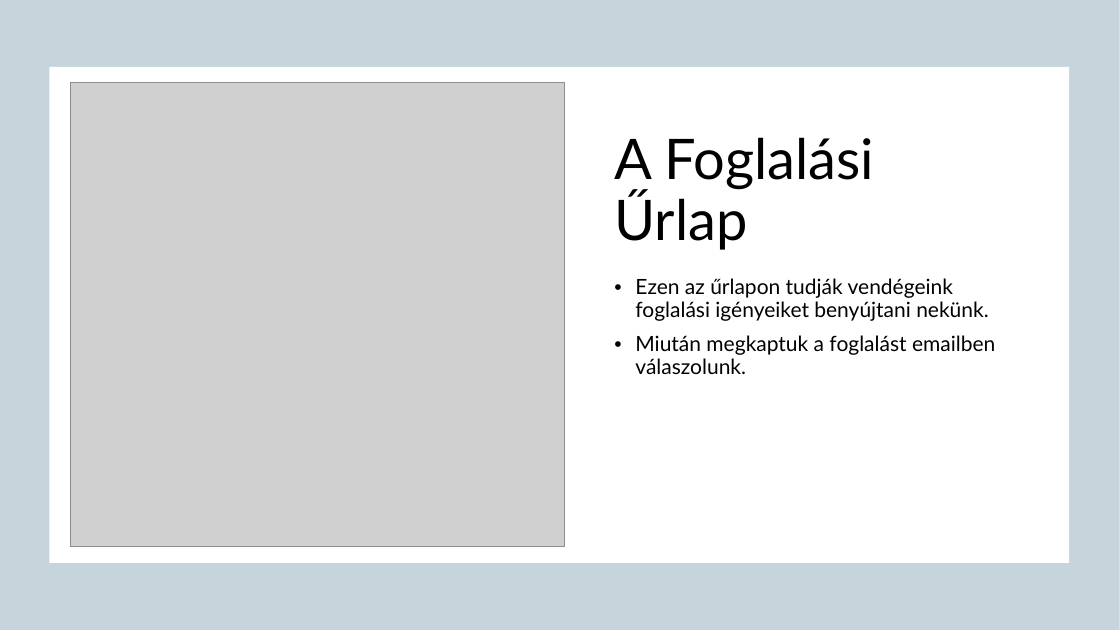
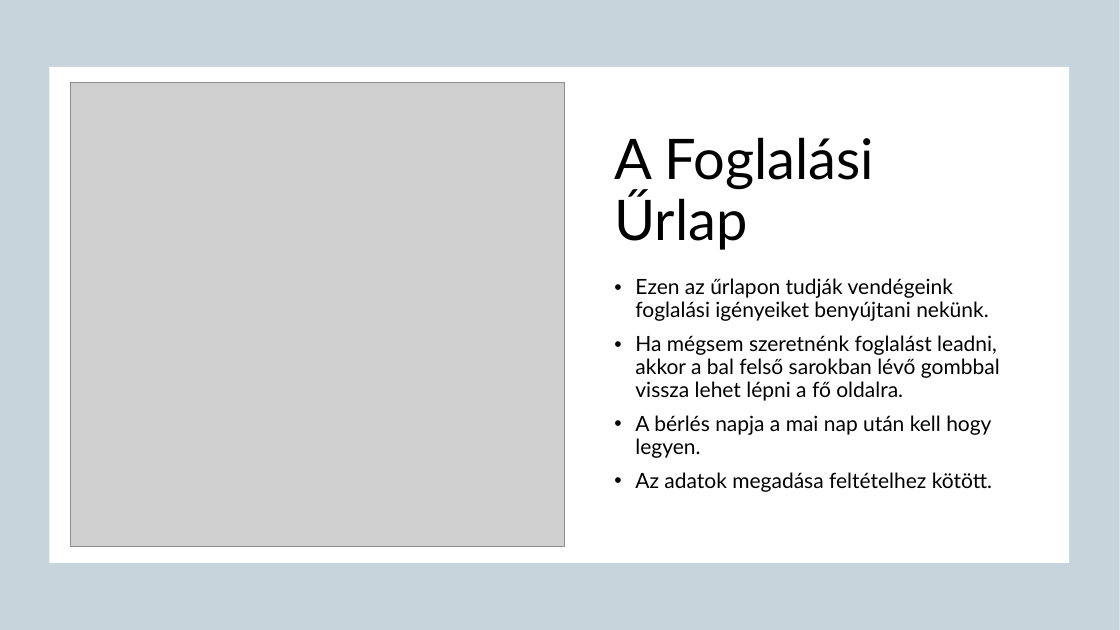
Before and after one commit to gergokee10/vizibicikli_projekt, a slide deck: slide 7 of Vízibicikli_weboldal.pptx. Drawn at 1120x630 pixels with LibreOffice and Linux fonts; fonts in the diff are those of the drawing; grey boxes stand for pictures; background and template pictures are left out. Boxes give left, top, right and bottom in pixels: in the first picture for what was removed or moved away, otherwise in the second. Text is boxed around its words. In the diff, an @@ line names an element or a change of style, - is before the commit and + after.

```diff
--- a/Vízibicikli_weboldal.pptx
+++ b/Vízibicikli_weboldal.pptx
@@ text at [635, 335, 1000, 492]: text changed @@
-• Miután megkaptuk a foglalást emailben válaszolunk.
+• Ha mégsem szeretnénk foglalást leadni, akkor a bal felső sarokban lévő gombbal vissza lehet lépni a fő oldalra.
+• A bérlés napja a mai nap után kell hogy legyen.
+• Az adatok megadása feltételhez kötött.
```
Also in this commit, not shown: 3 other slides changed.
